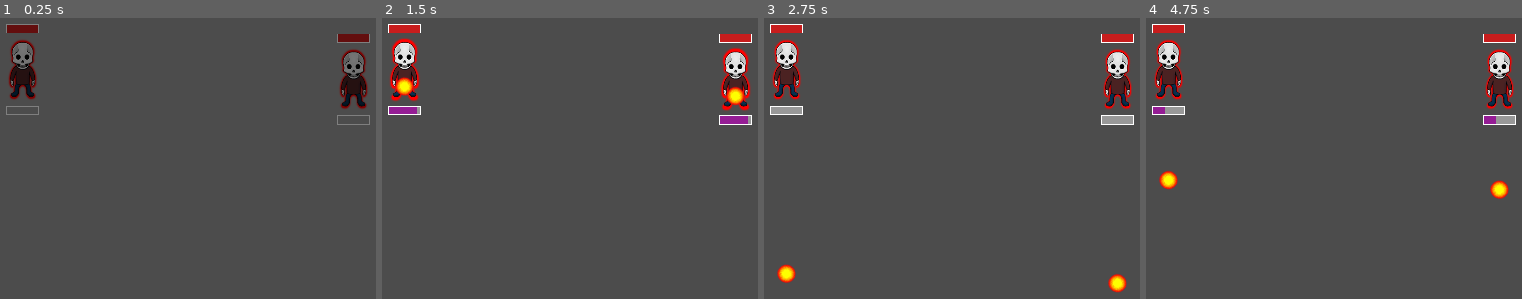
Above: before the commit, frames 1-4 (left to right).
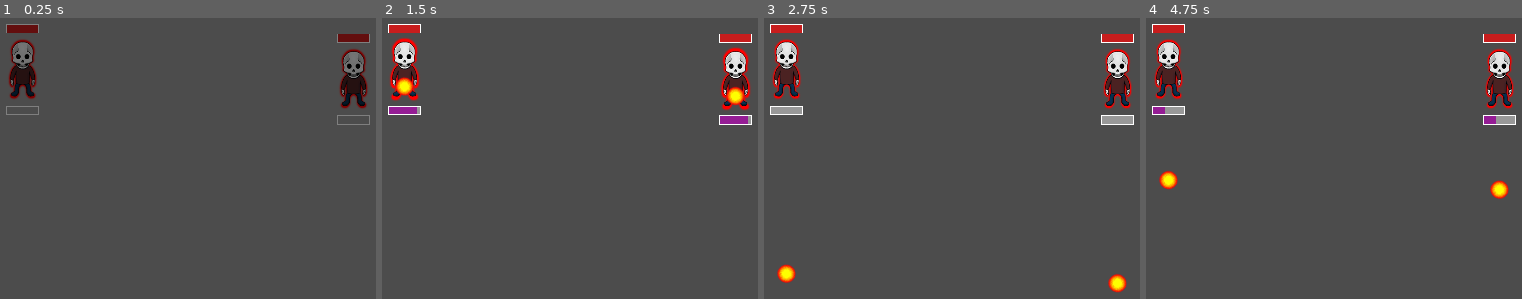
Above: after the commit, the same moments.

Repository: ArthurTui/aius
Game: Godot game, scene res://stages/test_stage.tscn
The game is run twice, just before and just after one commit, with the same random seed, the same clock (stepped at 60 frames per second) and the same inputs.
Inputs:
- Up to frame 1 (0.25 s): no input
- Up to frame 2 (1.5 s): tap Enter at 0.5 s; hold Right (ui_right) 0.53-1.28 s; tap Space at 0.6, 0.77, 1.07, 1.35 s; hold Left (ui_left) from 1.28 s (still down)
- Up to frame 3 (2.75 s): tap Space at 1.52, 1.82, 2.1 s; release Left (ui_left) at 2.03 s; hold Right (ui_right) from 2.03 s (still down)
- Up to frame 4 (4.75 s): tap Space at 2.85, 3.02, 3.32, 3.6, 3.77, 4.07, 4.35, 4.52 s; release Right (ui_right) at 3.53 s; hold Left (ui_left) from 3.53 s (still down)

The runs differ from the first frame. In frame 1, 0.3% of the frame differs, in the area x 2-98%, y 8-32%; in frame 2, 0.6%; in frame 3, 0.7%, in the area x 2-98%, y 7-33%; in frame 4, 0.7%.

Commit message:
battle inicia personagens com skins corretas código obsoleto removido de character inputs map definido por devices, nao por players, já que a godot determina diferentes input maps por device

Diff:
--- a/maguinhos/characters/character.gd
+++ b/maguinhos/characters/character.gd
@@ -18,11 +18,7 @@
 # We use the port, because actions are named ending on port,
 # and port - device_id association is made on the InputMap before
 # each game.
-var controller_port = 0
 var controller_device = 100
-
-#var btn_magic = input_states.new(KEY_SPACE)
-#var btn_melee = input_states.new(name_adapter("char_melee"))
 
 var current_anim = "idle_down"
 var character_name = "skeleton"
@@ -80,57 +76,11 @@
 var max_charge = [40, 80, 1]
 var cooldown = [0.5, 1.0, 1.5]
 
-var moving_left = false
-var moving_right = false
-var moving_up = false
-var moving_down = false
-
 
 func _ready():
 	add_to_group("Player")
-
-	# This is a port test.
-	# The reassingment of btn_magic (and other future buttons)
-	# may be necessary, though, because we only know of ports
-	# after the game has started.
-	# Having an _init would also be wise, for we may construct
-	# the battle scene manually later.
-
-	var node_name = self.get_name()
-	controller_port = node_name.substr(node_name.length() - 1, node_name.length()).to_int()
-
-
 	change_element(ELEMENT.fire)
 
-	print("hi im ",controller_device)
-
-
-	var frames_src = "res://characters/sprites/%s.tres" % character_name
-	$sprite.frames = load(frames_src)
-
-
-func _input(event):
-	# detects keyboard input
-	if event is InputEventKey:
-		event.device = KB_CUSTOM_ID
-
-	if event.device == controller_device:
-		if Input.is_action_pressed(str("move_left")):
-		    moving_left = true
-		else:
-			moving_left = false
-		if Input.is_action_pressed(str("move_right")):
-		    moving_right = true
-		else:
-			moving_right = false
-		if Input.is_action_pressed(str("move_down")):
-		    moving_down = true
-		else:
-			moving_down = false
-		if Input.is_action_pressed(str("move_up")):
-			moving_up = true
-		else:
-			moving_up = false
 
 func _process(delta):
 
@@ -320,6 +270,7 @@
 func _on_root_timeout():
 	is_rooted = false
 
+
 # Duration of the dash
 func _on_dash_timer_timeout():
 	is_dashing = false
@@ -372,10 +323,3 @@
 		$sprite.play(new_animation)
 		$sprite/glow.play(new_animation)
 		current_anim = new_animation
-
-
-# Function that adds controller_port to the end of
-# the name srnt, so that it can be understood by
-# the input map.
-func name_adapter(name):
-	return str(name, "_", controller_port)
--- a/maguinhos/characters/character.tscn
+++ b/maguinhos/characters/character.tscn
@@ -221,7 +221,7 @@
 anti_aliasing_size = 1
 _sections_unfolded = [ "Border", "Border Width", "Corner Radius", "Expand Margin" ]
 
-[node name="character" type="KinematicBody2D"]
+[node name="character" type="KinematicBody2D" index="0"]
 
 position = Vector2( -0.12851, -0.128513 )
 input_pickable = false
@@ -235,6 +235,7 @@
 
 [node name="sprite" type="AnimatedSprite" parent="." index="0"]
 
+position = Vector2( 4.76837e-07, -0.540371 )
 scale = Vector2( 0.6, 0.6 )
 frames = ExtResource( 2 )
 animation = "idle_down"
--- a/maguinhos/menus/CSS.tscn
+++ b/maguinhos/menus/CSS.tscn
@@ -206,7 +206,7 @@
 "values": [ Vector2( 0, 600 ), Vector2( 0, 0 ) ]
 }
 
-[node name="Control" type="Control"]
+[node name="Control" type="Control" index="0"]
 
 anchor_left = 0.0
 anchor_top = 0.0
@@ -339,7 +339,7 @@
 scale = Vector2( 0.8, 0.8 )
 frames = SubResource( 1 )
 animation = "skeleton"
-frame = 3
+frame = 2
 playing = true
 _sections_unfolded = [ "Transform" ]
 
@@ -518,7 +518,7 @@
 scale = Vector2( 0.8, 0.8 )
 frames = SubResource( 1 )
 animation = "skeleton"
-frame = 2
+frame = 1
 playing = true
 _sections_unfolded = [ "Transform" ]
 
@@ -697,7 +697,7 @@
 scale = Vector2( 0.8, 0.8 )
 frames = SubResource( 1 )
 animation = "skeleton"
-frame = 2
+frame = 1
 playing = true
 _sections_unfolded = [ "Transform" ]
 
@@ -876,7 +876,6 @@
 scale = Vector2( 0.8, 0.8 )
 frames = SubResource( 1 )
 animation = "skeleton"
-frame = 1
 playing = true
 _sections_unfolded = [ "Transform" ]
 
--- a/maguinhos/stages/battle.gd
+++ b/maguinhos/stages/battle.gd
@@ -18,10 +18,14 @@
 		var player = active_players[key]
 		living.append(player)
 
+		var character = selected_characters[player - 1]
+		print(character)
+		var sprite_frames = load(str("res://characters/sprites/",character,".tres"))
+
 		# creates a character and sets its skin and position
 		var char_inst = char_scn.instance()
 		char_inst.set_name(str("Character", player))
-		char_inst.get_node("sprite").set_animation(selected_characters[player - 1])
+		char_inst.get_node("sprite").set_sprite_frames(sprite_frames)
 		char_inst.position = positions[player - 1]
 		char_inst.controller_device = key
 
--- a/maguinhos/stages/test_stage.tscn
+++ b/maguinhos/stages/test_stage.tscn
@@ -31,7 +31,7 @@
 font_data = ExtResource( 3 )
 _sections_unfolded = [ "Font", "Settings" ]
 
-[node name="test_stage" type="Node2D" index="0"]
+[node name="test_stage" type="Node2D"]
 
 _sections_unfolded = [ "Material", "Visibility" ]
 __meta__ = {
